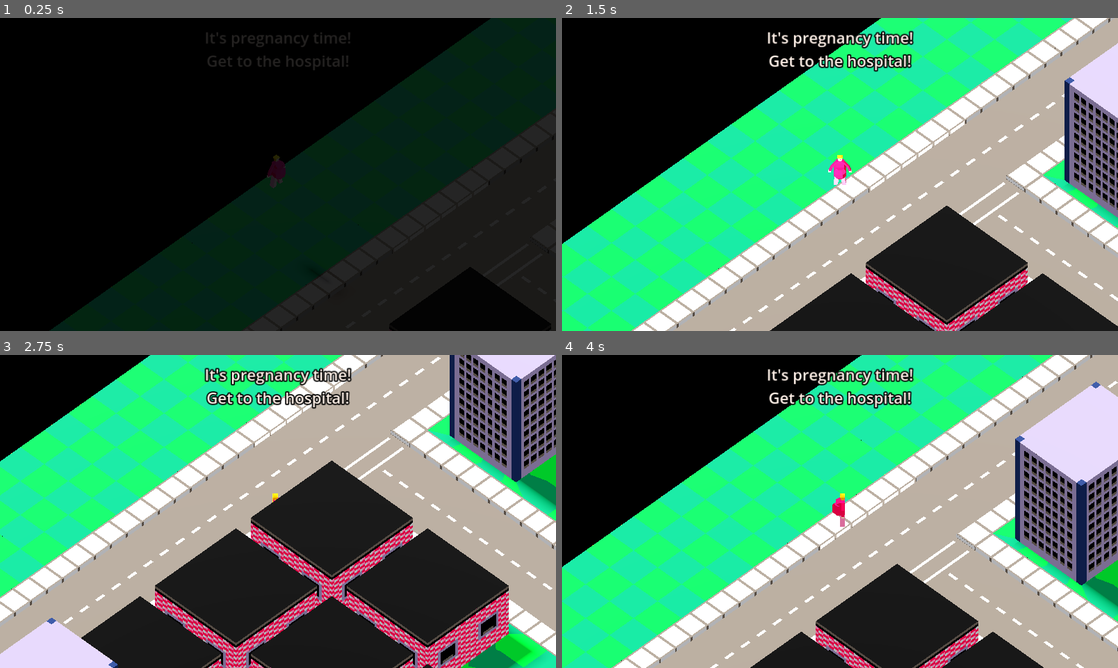
Above: before the commit, frames 1-4 (two rows, left to right).
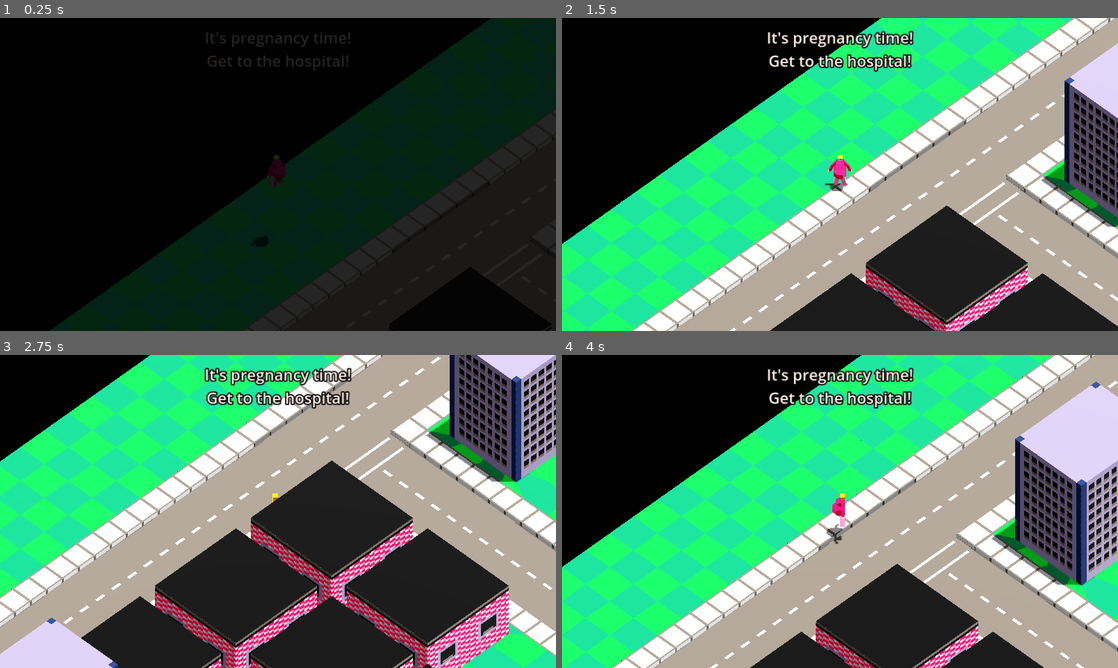
Above: after the commit, the same moments.

Repository: AlexGarbus/global-game-jam-2025
Game: Godot game, scene res://main.tscn
Same seed, same stepped clock (60 frames per second), same inputs: the game is played once before the commit and once after it.
Inputs:
- Up to frame 1 (0.25 s): no input
- Up to frame 2 (1.5 s): hold Right (move_right) 0.53-1.28 s; tap Space (jump) at 0.77 s; hold Down (move_backward) from 1.28 s (still down)
- Up to frame 3 (2.75 s): tap Space (jump) at 1.52 s; release Down (move_backward) at 2.03 s; hold Right (move_right) from 2.03 s (still down)
- Up to frame 4 (4 s): release Right (move_right) at 2.78 s; hold Up (move_forward) 2.78-3.53 s; tap Space (jump) at 3.02, 3.77 s; hold Left (move_left) from 3.53 s (still down)

The runs differ from the first frame. In frame 1, less than 0.1% of the frame differs, in the area x 34-65%, y 66-72%; in frame 2, 6.2%; in frame 3, 15%, in the area x 0-100%, y 0-100%; in frame 4, 8.6%.

Commit message:
Lighting & sound adjustments

Diff:
--- a/end.tscn
+++ b/end.tscn
@@ -320,8 +320,8 @@
 environment = ExtResource("2_67iw1")
 
 [node name="DirectionalLight3D" type="DirectionalLight3D" parent="."]
-transform = Transform3D(1, 0, 0, 0, 0.211632, 0.977349, 0, -0.97735, 0.211632, 0, 4.67298, 0)
-light_energy = 0.5
+transform = Transform3D(0.353553, 0.866025, -0.353553, 0.707107, -3.09086e-08, 0.707107, 0.612372, -0.5, -0.612372, 0, 4, 0)
+light_energy = 0.25
 sky_mode = 1
 
 [node name="Camera3D" type="Camera3D" parent="."]
--- a/environment.tres
+++ b/environment.tres
@@ -3,7 +3,7 @@
 [resource]
 ambient_light_source = 2
 ambient_light_color = Color(1, 1, 1, 1)
-ambient_light_energy = 0.5
+ambient_light_energy = 0.25
 reflected_light_source = 1
 tonemap_mode = 2
 adjustment_enabled = true
--- a/main.tscn
+++ b/main.tscn
@@ -23,9 +23,9 @@
 environment = ExtResource("2_wwls1")
 
 [node name="DirectionalLight3D" type="DirectionalLight3D" parent="."]
-transform = Transform3D(0.707107, -1.28028e-08, -0.707107, 0.707107, 3.09086e-08, 0.707107, 1.28028e-08, -1, 3.09086e-08, 0, 3.16547, 0)
+transform = Transform3D(-0.696364, 0.707107, 0.122788, 0.173648, -7.5904e-09, 0.984808, 0.696364, 0.707107, -0.122788, 0, 3, 0)
 shadow_enabled = true
-shadow_blur = 0.0
+shadow_blur = 0.1
 sky_mode = 1
 
 [node name="Level" parent="." instance=ExtResource("2_8d82k")]
@@ -34,6 +34,8 @@
 transform = Transform3D(0.707107, -0.5, 0.5, 0, 0.707107, 0.707107, -0.707107, -0.5, 0.5, 15, 31, 15)
 projection = 1
 size = 15.0
+near = 10.0
+far = 100.0
 script = ExtResource("4_2idxd")
 target = NodePath("../Player")
 
--- a/player/models/player_material.tres
+++ b/player/models/player_material.tres
@@ -5,3 +5,4 @@
 [resource]
 albedo_texture = ExtResource("1_irqcs")
 texture_filter = 0
+disable_receive_shadows = true
--- a/player/player.tscn
+++ b/player/player.tscn
@@ -81,6 +81,7 @@
 
 [node name="Knockback" type="AudioStreamPlayer" parent="Audio"]
 stream = ExtResource("8_bwqoa")
+volume_db = -4.0
 
 [node name="PowerupStart" type="AudioStreamPlayer" parent="Audio"]
 stream = ExtResource("9_blwwl")
@@ -90,9 +91,11 @@
 
 [node name="PowerupEnd" type="AudioStreamPlayer" parent="Audio"]
 stream = ExtResource("11_0vbyc")
+volume_db = 10.0
 
 [node name="Scream" type="AudioStreamPlayer" parent="Audio"]
 stream = ExtResource("12_0evgd")
+volume_db = 10.0
 
 [connection signal="body_entered" from="." to="." method="_on_body_entered"]
 [connection signal="jumped" from="." to="Audio" method="_on_player_jumped"]
Not shown: 20 places in level/meshlibrary.tres that only renumber resources
